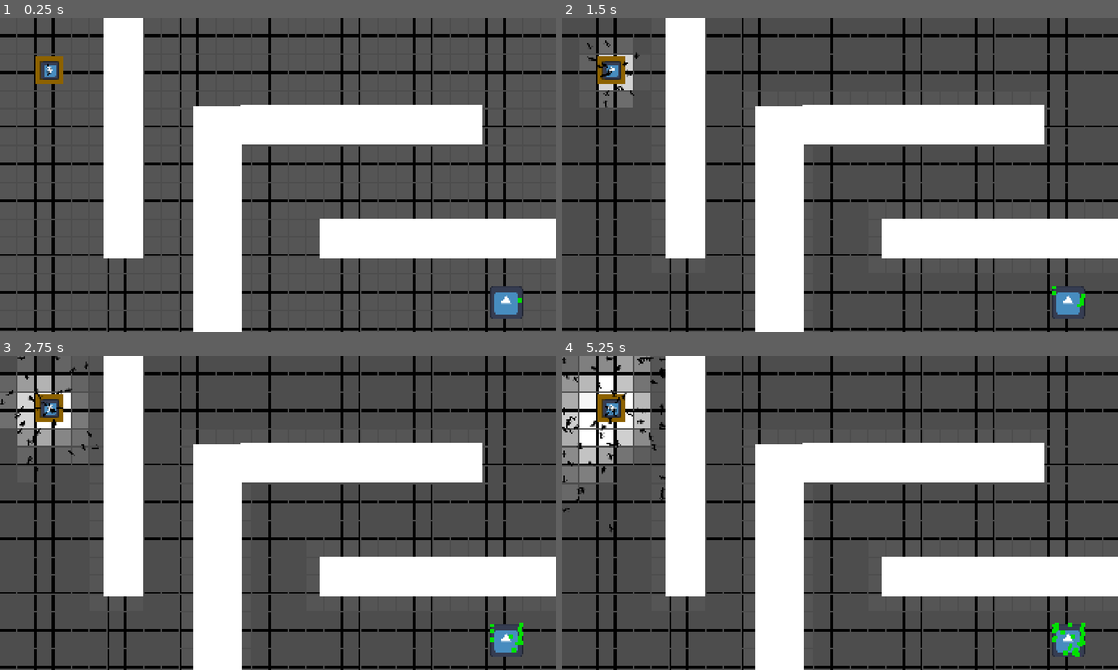
Above: before the commit, frames 1-4 (two rows, left to right).
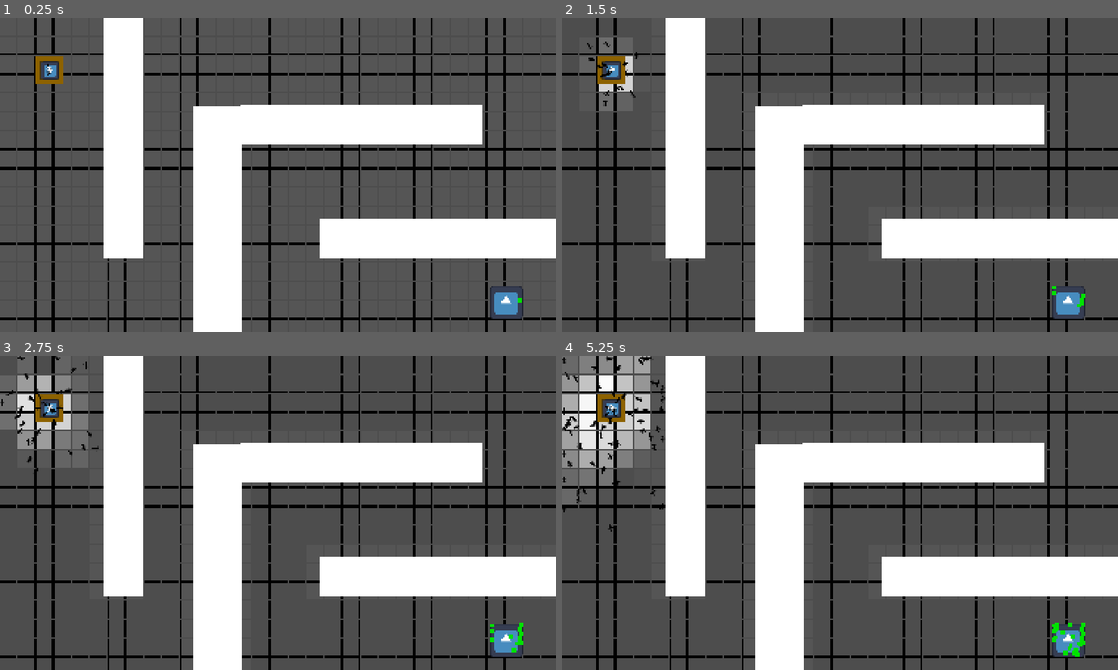
Above: after the commit, the same moments.

Repository: appleman-tryingmybest/Ant-Trail-Sim
Game: Godot game, scene res://scene2.tscn
Same seed, same stepped clock (60 frames per second), same inputs: the game is played once before the commit and once after it. The engine's default icon, where the game draws it, is replaced by a stand-in: a white triangle on a blue panel in a dark square.
Inputs (mouse positions are in pixels of both pictures, inside the frame that each line leads up to):
- Up to frame 1 (0.25 s): no input
- Up to frame 2 (1.5 s): click (612, 71) at 0.5 s; click (612, 71) at 1.25 s
- Up to frame 3 (2.75 s): click (50, 409) at 2 s
- Up to frame 4 (5.25 s): move the mouse to (962, 497) at 2.77 s; move the mouse to (728, 528) at 3.52 s; move the mouse to (895, 443) at 4.27 s; move the mouse to (812, 575) at 5.02 s

The runs differ from the first frame. In frame 1, 8.1% of the frame differs, in the area x 0-100%, y 5-100%; in frame 2, 8.3%; in frame 3, 8.7%; in frame 4, 9.6%, in the area x 0-100%, y 0-100%.

Commit message:
slight _check optimization

Diff:
--- a/ant.gd
+++ b/ant.gd
@@ -46,7 +46,7 @@
 		for i in range(get_slide_collision_count()):
 			var collision = get_slide_collision(i)
 			var collider = collision.get_collider()
-			if collider is Node2D and (collider.collision_layer == 1 or collider.collision_layer == 7):
+			if collider is Node2D and (collider.collision_layer == 1 or collider.collision_layer == 64):
 				var normal = collision.get_normal()
 				velocity = velocity.bounce(normal)
 				direction = velocity.normalized()
@@ -118,7 +118,7 @@
 		looking_for_phero_type = 0 # im trying to go back = go for closer distance
 
 func _on_eye_body_entered(body: Node2D) -> void:
-	if target and !takefood and !target_pheromone:
+	if target and !takefood and !target_pheromone or body.strength < -90:
 		currentstate = STATE.think
 		return
 	_look_for_this_phero_type()
--- a/grid_panel.gd
+++ b/grid_panel.gd
@@ -37,8 +37,11 @@
 	pointer_position.position = Vector2(cell_width/2, cell_height/2)
 
 func _check():
-	if info.strength == -10:
-		stylebox.bg_color = Color(1, 1, 1, 0.2)
+	if info.strength <= -99:
+		stylebox.bg_color = Color(0, 0, 0, 0.2)
+		return
+	elif (info.strength == info.strength_limit and info.pheroType == 0) or (info.strength == info.food_strength_limit and info.pheroType == 1):
+		return
 	else:
 		match info.pheroType:
 			0: my_color = Color(1, 1, 1)
--- a/pheromone_block.gd
+++ b/pheromone_block.gd
@@ -44,11 +44,10 @@
 # Called every frame. 'delta' is the elapsed time since the previous frame.
 func _process(delta: float) -> void:
 	if is_blocked:
-		strength = -10
+		strength = -99
 		return
 	else:
 		pass
-
 	if strength >= strength_limit and pheroType == 0:
 		strength = strength_limit
 	elif strength >= food_strength_limit and pheroType == 1:
--- a/scene.tscn
+++ b/scene.tscn
@@ -75,4 +75,4 @@
 width = 31
 height = 18
 cell_width = 65
-cell_height = 65
+cell_height = 63
--- a/scene2.tscn
+++ b/scene2.tscn
@@ -13,7 +13,8 @@
 wander_mode = false
 
 [node name="GridContainer" parent="." index="5" unique_id=2127200318]
-cell_height = 65
+height = 17
+cell_height = 67
 
 [node name="walls" type="Node2D" parent="." index="6" unique_id=1154997025]
 z_index = 6
